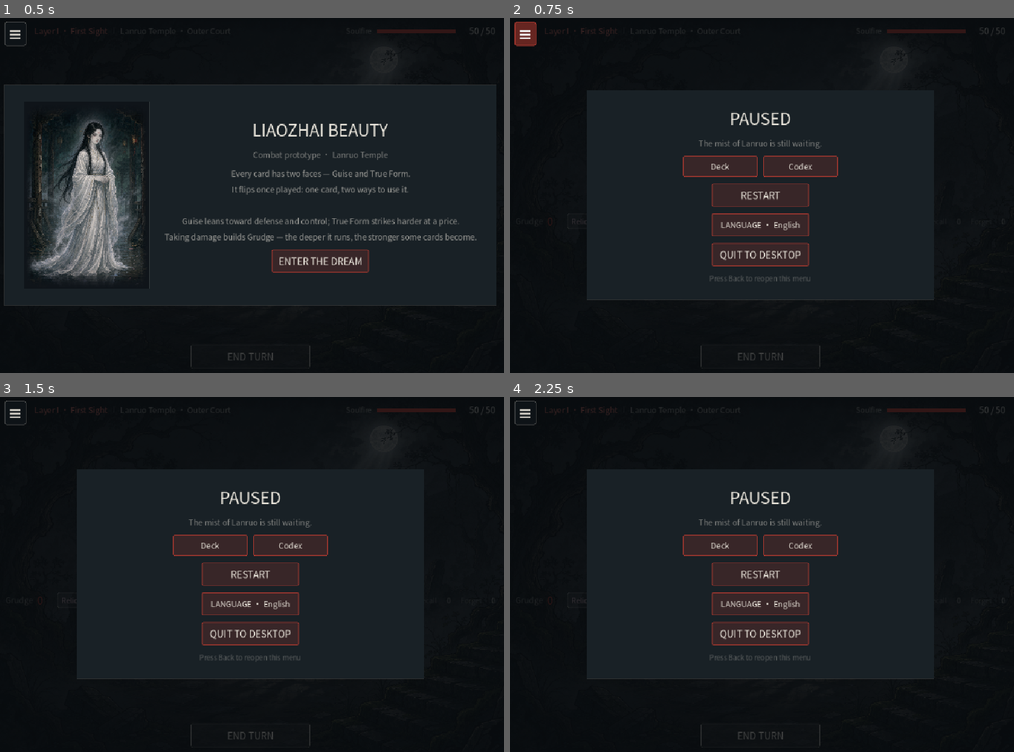
Above: before the commit, frames 1-4 (two rows, left to right).
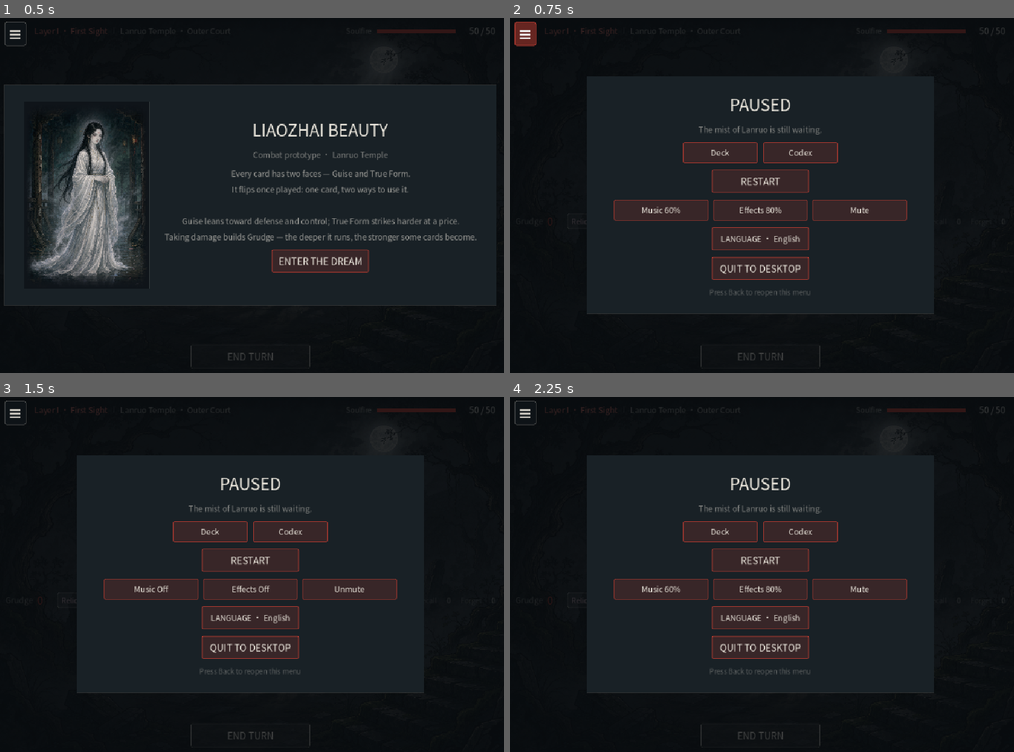
Above: after the commit, the same moments.

Repository: crayfishxu/LiaozhaiGame
Game: Godot game, scene res://scenes/Battle.tscn
Two runs of this game, one before a commit and one after it. Both use one fixed random seed, a clock stepped at 60 frames per second and the inputs below.
Inputs (mouse positions are in pixels of both pictures, inside the frame that each line leads up to):
- Up to frame 1 (0.5 s): no input
- Up to frame 2 (0.75 s): click "≡" at 0.5 s
- Up to frame 3 (1.5 s): click (347, 588) at 1.25 s, where only the run after the commit has a clickable "Mute"
- Up to frame 4 (2.25 s): click (857, 588) at 2 s, where only the run after the commit has a clickable "Unmute"

Frame 1 is identical in both runs. In frame 2, 8.7% of the frame differs, in the area x 15-85%, y 22-84%; in frame 3, 8.7%; in frame 4, 8.7%.

Commit message:
feat(audio): 程序化合成 BGM 与音效，接入战斗与界面
全部音频由 tools/gen_audio.py 合成，无外部素材，零版权风险。

音乐（3 首，每层一首，无缝循环 ogg）
- layer1 外院：稀疏拨弦 + 风 + 空五度铺底，54 BPM / 33s
- layer2 佛堂：木鱼 + 低鼓 + 小三度暗铺底，66 BPM / 27s
- layer3 妖窟：小二度冲突 + 十六分碎片 + 心跳，84 BPM / 21s
统一 D 羽调式；拨弦用加性谐波、钟用非谐波泛音、混响用卷积 IR

音效（18 个 wav）
出牌/翻面/命中/重击/受伤/障/上毒/缠绕/抽牌/弃牌/击杀/胜利/失败/金币/
旧物/点击/回合/低血心跳

AudioManager（autoload Audio）
- 双声道交叉淡化切歌（0.9s），同 key 重复调用忽略
- 10 声道轮转播音效，±5% 音高随机避免机械感
- 音量 6 档循环 + 静音，存 user://settings.cfg 的 [audio] 段
  （与 [i18n] 共文件，save 前先 load 故不会覆盖语言）

挂点（Battle 共 20 处）
出牌/翻面/伤害（≥15 走重击音）/障/受伤/击杀/抽牌/弃牌/上毒/缠绕/
回合开始/低血心跳/胜利/失败/旧物/商店购买/按钮点击；
BGM 按层切换，开场进 layer1

修两个循环接缝问题
- 折回改成等功率交叉淡化（原写法接缝跳变是平均样本差的 73.9 倍）
- 立体声右声道从补零延迟改成 np.roll 循环移位（补零会让每圈断 8ms）
现在接缝比 3.1，听不出来

新增 6 条 i18n 词条（声音/音乐/音效/关/静音/取消静音）× 11 语种，
暂停菜单加三个音量按钮；12 语种实测面板 700x478，零超屏

Diff:
--- a/project.godot
+++ b/project.godot
@@ -7,16 +7,17 @@
 [application]
 
 config/name="Liaozhai Meiren - Battle Demo"
-config/description="聊斋美人 卡牌肉鸽 战斗原型（立绘与特效待接入）"
+config/description="聊斋美人 卡牌肉鸽 Roguelike（全立绘 + 程序化音乐音效）"
 run/main_scene="res://scenes/Battle.tscn"
 config/features=PackedStringArray("4.4", "GL Compatibility")
 config/icon="res://icon.png"
-config/version="0.1.6"
+config/version="0.1.7"
 config/quit_on_go_back=false
 
 [autoload]
 
 Run="*res://scripts/RunState.gd"
+Audio="*res://scripts/AudioManager.gd"
 
 [display]
 
--- /dev/null
+++ b/scripts/AudioManager.gd
@@ -0,0 +1,229 @@
+extends Node
+
+## ==================================================================
+## 音频管理（autoload：Audio）
+##
+##   Audio.play_bgm("layer2")     切换背景音乐（带交叉淡化）
+##   Audio.play_sfx("hit")        播放音效
+##   Audio.cycle_music()          音乐音量循环 0→20→…→100→0
+##   Audio.cycle_sfx()            音效音量循环
+##   Audio.toggle_mute()          全局静音
+##
+## 音频素材由 tools/gen_audio.py 程序化合成，无外部版权。
+## BGM 为无缝循环 ogg，音效为短 wav。
+## ==================================================================
+
+const CFG_PATH := "user://settings.cfg"
+const CFG_SECTION := "audio"
+
+const BGM_PATH := "res://audio/bgm/%s.ogg"
+const SFX_PATH := "res://audio/sfx/%s.wav"
+
+## 音量档位：0 表示关闭
+const STEPS := [0.0, 0.2, 0.4, 0.6, 0.8, 1.0]
+
+const SFX_VOICES := 10
+const FADE_TIME := 0.9
+
+var music_volume: float = 0.6
+var sfx_volume: float = 0.8
+var muted: bool = false
+
+var _bgm_key: String = ""
+var _players: Array[AudioStreamPlayer] = []
+var _slot: int = 0
+var _cache: Dictionary = {}
+var _fade_tween: Tween
+
+
+func _ready() -> void:
+	process_mode = Node.PROCESS_MODE_ALWAYS
+	_build_players()
+	load_cfg()
+
+
+func _build_players() -> void:
+	# 两个 BGM 声道，用于交叉淡化
+	for i in 2:
+		var p := AudioStreamPlayer.new()
+		p.name = "BGM%d" % i
+		p.volume_db = -80.0
+		add_child(p)
+		_players.append(p)
+
+	# 音效声道池：轮转使用，避免同一声被截断
+	for i in SFX_VOICES:
+		var s := AudioStreamPlayer.new()
+		s.name = "SFX%d" % i
+		s.volume_db = 0.0
+		add_child(s)
+		_players.append(s)
+
+
+func _sfx_start() -> int:
+	return 2          # 前两个是 BGM
+
+
+func _exit_tree() -> void:
+	# 退出时主动断开引用，否则引擎会报 "resources still in use at exit"
+	for p in _players:
+		if is_instance_valid(p):
+			p.stop()
+			p.stream = null
+	_players.clear()
+	_cache.clear()
+
+
+# ------------------------------------------------------------------
+# BGM
+# ------------------------------------------------------------------
+func play_bgm(key: String) -> void:
+	if key == "" or key == _bgm_key:
+		return
+	var stream := _get_stream(BGM_PATH % key, true)
+	if stream == null:
+		return
+
+	_bgm_key = key
+	# 新曲放进「当前没在播」的那一路，旧曲继续播着淡出
+	var nxt: AudioStreamPlayer = _players[0] if not _players[0].playing else _players[1]
+	var cur: AudioStreamPlayer = _players[1] if nxt == _players[0] else _players[0]
+
+	nxt.stream = stream
+	nxt.volume_db = -60.0
+	nxt.play()
+
+	if _fade_tween != null and _fade_tween.is_valid():
+		_fade_tween.kill()
+	_fade_tween = create_tween()
+	_fade_tween.set_parallel(true)
+	_fade_tween.tween_property(nxt, "volume_db", _music_db(1.0), FADE_TIME)
+	if cur.playing:
+		_fade_tween.tween_property(cur, "volume_db", -60.0, FADE_TIME)
+		_fade_tween.chain().tween_callback(cur.stop)
+
+
+func stop_bgm() -> void:
+	_bgm_key = ""
+	for p in _players.slice(0, 2):
+		p.stop()
+
+
+func _music_db(scale: float) -> float:
+	var v := music_volume * scale
+	if muted or v <= 0.001:
+		return -80.0
+	return linear_to_db(v)
+
+
+func _refresh_music_volume() -> void:
+	for i in 2:
+		var p := _players[i]
+		if p.playing:
+			p.volume_db = _music_db(1.0)
+
+
+# ------------------------------------------------------------------
+# SFX
+# ------------------------------------------------------------------
+func play_sfx(key: String, pitch_jitter: float = 0.05) -> void:
+	if muted or sfx_volume <= 0.001:
+		return
+	var stream := _get_stream(SFX_PATH % key, false)
+	if stream == null:
+		return
+	var start := _sfx_start()
+	var p := _players[start + _slot]
+	_slot = (_slot + 1) % SFX_VOICES
+	p.stream = stream
+	p.volume_db = linear_to_db(sfx_volume)
+	if pitch_jitter > 0.0:
+		p.pitch_scale = 1.0 + randf_range(-pitch_jitter, pitch_jitter)
+	else:
+		p.pitch_scale = 1.0
+	p.play()
+
+
+func _get_stream(path: String, loop: bool) -> AudioStream:
+	if _cache.has(path):
+		return _cache[path]
+	if not ResourceLoader.exists(path):
+		push_warning("音频缺失: " + path)
+		return null
+	var st: AudioStream = load(path)
+	if st == null:
+		return null
+	if loop and st is AudioStreamOggVorbis:
+		(st as AudioStreamOggVorbis).loop = true
+	_cache[path] = st
+	return st
+
+
+# ------------------------------------------------------------------
+# 音量控制
+# ------------------------------------------------------------------
+func cycle_music() -> void:
+	music_volume = _next_step(music_volume)
+	_refresh_music_volume()
+	save_cfg()
+
+
+func cycle_sfx() -> void:
+	sfx_volume = _next_step(sfx_volume)
+	save_cfg()
+	if sfx_volume > 0.001:
+		play_sfx("click", 0.0)
+
+
+func toggle_mute() -> void:
+	muted = not muted
+	_refresh_music_volume()
+	if not muted:
+		play_sfx("click", 0.0)
+	save_cfg()
+
+
+func _next_step(v: float) -> float:
+	var best := 0
+	var dist := 9.0
+	for i in STEPS.size():
+		var d := absf(STEPS[i] - v)
+		if d < dist:
+			dist = d
+			best = i
+	return STEPS[(best + 1) % STEPS.size()]
+
+
+## 供 UI 显示：「60%」或「关」
+func music_text() -> String:
+	return _step_text(music_volume)
+
+
+func sfx_text() -> String:
+	return _step_text(sfx_volume)
+
+
+func _step_text(v: float) -> String:
+	if muted or v <= 0.001:
+		return I18N.t("ui.off")
+	return "%d%%" % roundi(v * 100.0)
+
+
+# ------------------------------------------------------------------
+# 持久化（与 I18N 共用 settings.cfg，各占一个 section）
+# ------------------------------------------------------------------
+func save_cfg() -> void:
+	var cfg := ConfigFile.new()
+	cfg.load(CFG_PATH)            # 保留其它 section（i18n）
+	cfg.set_value(CFG_SECTION, "music", music_volume)
+	cfg.set_value(CFG_SECTION, "sfx", sfx_volume)
+	cfg.set_value(CFG_SECTION, "muted", muted)
+	cfg.save(CFG_PATH)
+
+
+func load_cfg() -> void:
+	var cfg := ConfigFile.new()
+	if cfg.load(CFG_PATH) == OK:
+		music_volume = clampf(float(cfg.get_value(CFG_SECTION, "music", 0.6)), 0.0, 1.0)
+		sfx_volume = clampf(float(cfg.get_value(CFG_SECTION, "sfx", 0.8)), 0.0, 1.0)
+		muted = bool(cfg.get_value(CFG_SECTION, "muted", false))
--- a/scripts/Battle.gd
+++ b/scripts/Battle.gd
@@ -593,6 +593,7 @@
 		return
 	player_block += n
 	Run.block_total += n
+	Audio.play_sfx("block", 0.10)
 
 
 ## 手牌里是否有某张祟
@@ -604,6 +605,9 @@
 
 
 func begin_player_turn(first: bool = false) -> void:
+	Audio.play_sfx("turn", 0.04)
+	if player_hp * 3 < Run.max_hp:
+		Audio.play_sfx("low_hp", 0.0)
 	busy = false
 	selected_index = -1
 	player_block = 0
@@ -664,16 +668,20 @@
 
 func _draw_cards(n: int) -> void:
 	var limit := _hand_limit()
+	var got := 0
 	for i in n:
 		if hand.size() >= limit:
-			return
+			break
 		if draw_pile.is_empty():
 			if discard_pile.is_empty():
-				return
+				break
 			draw_pile = discard_pile.duplicate()
 			draw_pile.shuffle()
 			discard_pile.clear()
 		hand.append(draw_pile.pop_back())
+		got += 1
+	if got > 0:
+		Audio.play_sfx("draw", 0.06)
 
 
 ## 手牌上限（阴气 -1，蚀心蛊 +2）
@@ -837,6 +845,7 @@
 		player_block -= absorbed
 		d -= absorbed
 	if d > 0:
+		Audio.play_sfx("hurt")
 		player_hp -= d
 		_turn_damage += d
 		Run.max_hit = maxi(Run.max_hit, d)
@@ -876,6 +885,7 @@
 
 
 func _kill_enemy(e: Dictionary) -> void:
+	Audio.play_sfx("enemy_die", 0.12)
 	e["dead"] = true
 	var v = e.get("view", null)
 	if v != null and is_instance_valid(v):
@@ -898,6 +908,7 @@
 
 
 func _battle_victory() -> void:
+	Audio.play_sfx("victory")
 	if busy and not game_active:
 		return
 	busy = true
@@ -1028,6 +1039,7 @@
 		return
 
 	energy -= cost
+	Audio.play_sfx("card_play", 0.06)
 	if _has_curse("xinmo"):
 		_curse_tax_paid = true
 	if _free_play:
@@ -1109,6 +1121,7 @@
 			discard_pile.append(hand[di])
 			hand.remove_at(di)
 			Run.discards += 1
+			Audio.play_sfx("discard", 0.08)
 			if di < h_idx:
 				h_idx -= 1
 
@@ -1170,6 +1183,7 @@
 
 	# ---- 状态 ----
 	if fx.has("poison") and not tgt.is_empty():
+		Audio.play_sfx("poison", 0.08)
 		tgt["poison"] = int(tgt["poison"]) + int(fx["poison"])
 		_float_at(_enemy_anchor(tgt), "%s +%d" % [I18N.t("w.poison"), int(fx["poison"])], C_MOSS)
 	if fx.has("aoe_poison"):
@@ -1181,6 +1195,7 @@
 		for e in _alive_enemies():
 			e["weak"] = int(e["weak"]) + int(fx["aoe_weak"])
 	if fx.has("bind") and not tgt.is_empty():
+		Audio.play_sfx("bind", 0.10)
 		tgt["bind"] = int(tgt["bind"]) + int(fx["bind"]) + relics.bind_bonus()
 	if fx.has("aoe_bind"):
 		for e in _alive_enemies():
@@ -1228,6 +1243,7 @@
 			_kill_enemy(e)
 
 	# 翻面 + 入弃牌堆（消耗牌 / 能力牌 / 临时副本 直接移出本场）
+	Audio.play_sfx("card_flip", 0.05)
 	inst["side"] = "ben" if cur_side == "xian" else "xian"
 	var temp := bool(inst.get("temp", false))
 	hand.remove_at(h_idx)
@@ -1258,6 +1274,7 @@
 		amount = int(floor(float(amount) * 0.75))
 	amount = relics.mod_damage(amount, def, side, e)
 	_hit_enemy(e, amount)
+	Audio.play_sfx("hit_heavy" if amount >= 15 else "hit")
 	_float_at(_enemy_anchor(e), "-%d" % amount, C_ROUGE)
 	var v = e.get("view", null)
 	if v != null and is_instance_valid(v):
@@ -1437,10 +1454,12 @@
 	b.add_theme_stylebox_override("hover", h)
 	b.add_theme_stylebox_override("pressed", h)
 	b.add_theme_color_override("font_color", C_MOON)
+	b.pressed.connect(func(): Audio.play_sfx("click", 0.02))
 	return b
 
 
 func _show_intro() -> void:
+	Audio.play_bgm("layer1")
 	_clear_panel()
 	_show_overlay()
 	_panel_mode = "intro"
@@ -1585,6 +1604,7 @@
 	if Run.relic_count() >= 8:
 		_show_relic_replace(id)
 		return
+	Audio.play_sfx("relic")
 	Run.add_relic(id)
 	relics.setup(Run.relics, self)
 	_refresh_all()
@@ -1618,6 +1638,8 @@
 
 
 func _game_over(win: bool) -> void:
+	if not win:
+		Audio.play_sfx("defeat")
 	game_active = false
 	busy = false
 	Run.outcome = "win" if win else "lose"
@@ -1728,6 +1750,24 @@
 	)
 	r2.add_child(b2)
 
+	# ---- 声音：三格一组，点一下循环一档 ----
+	var ra := HBoxContainer.new()
+	ra.alignment = BoxContainer.ALIGNMENT_CENTER
+	ra.add_theme_constant_override("separation", 10)
+	panel_vb.add_child(ra)
+	for kind in ["music", "sfx", "mute"]:
+		var ba := _mk_button(_audio_label(str(kind)))
+		ba.add_theme_font_size_override("font_size", int(13 * UI_S))
+		ba.custom_minimum_size = Vector2(190, 42)
+		ba.pressed.connect(func():
+			match str(kind):
+				"music": Audio.cycle_music()
+				"sfx": Audio.cycle_sfx()
+				"mute": Audio.toggle_mute()
+			_show_pause()
+		)
+		ra.add_child(ba)
+
 	var rl := CenterContainer.new()
 	panel_vb.add_child(rl)
 	var bl := _mk_button(I18N.t("ui.language") + " · " + I18N.lang_name(I18N.code))
@@ -1747,6 +1787,17 @@
 	hint.add_theme_font_size_override("font_size", int(11 * UI_S))
 	hint.add_theme_color_override("font_color", Color(0.92, 0.90, 0.86, 0.30))
 	panel_vb.add_child(hint)
+
+
+## 声音按钮上的文字：音乐 60% / 音效 80% / 静音
+func _audio_label(kind: String) -> String:
+	match kind:
+		"music":
+			return "%s %s" % [I18N.t("ui.music"), Audio.music_text()]
+		"sfx":
+			return "%s %s" % [I18N.t("ui.sfx"), Audio.sfx_text()]
+		_:
+			return I18N.t("ui.unmute") if Audio.muted else I18N.t("ui.mute")
 
 
 func _quit_to_desktop() -> void:
@@ -1921,6 +1972,7 @@
 
 ## 按现有 enemies 数据重建敌人视图（不重置血量与行动序列）
 func _restore_field() -> void:
+	Audio.play_bgm("layer%d" % (Run.layer + 1))
 	var cfg: Dictionary = EnemyDB.LAYERS[Run.layer]
 	layer_label.text = I18N.t(str(cfg["name"]))
 	chapter_label.text = I18N.t(str(cfg["chapter"]))
@@ -2058,6 +2110,7 @@
 		b.disabled = sold or Run.gold < price
 		b.pressed.connect(func():
 			if Run.spend(price):
+				Audio.play_sfx("coin")
 				Run.add_card(key, "xian")
 				st["bought_cards"].append(key)
 				_show_shop(n)
@@ -2077,6 +2130,7 @@
 		b2.disabled = sold2 or Run.gold < price2
 		b2.pressed.connect(func():
 			if Run.spend(price2):
+				Audio.play_sfx("coin")
 				Run.add_relic(rid)
 				relics.setup(Run.relics, self)
 				st["bought_relics"].append(rid)
@@ -2650,6 +2704,7 @@
 	b.add_theme_stylebox_override("hover", h)
 	b.add_theme_stylebox_override("pressed", h)
 	b.add_theme_stylebox_override("disabled", sb)
+	b.pressed.connect(func(): Audio.play_sfx("click", 0.02))
 	return b
 
 
--- a/scripts/i18n/de.gd
+++ b/scripts/i18n/de.gd
@@ -154,6 +154,12 @@
 	"ui.gamble_win": "Gewonnen, Gold +%d",
 	"ui.gamble_lose": "Verloren, Gold -%d",
 	"ui.toast_no_attack": "Diese Runde keine Angriffskarte spielbar",
+	"ui.audio": "Ton",
+	"ui.music": "Musik",
+	"ui.sfx": "Effekte",
+	"ui.off": "Aus",
+	"ui.mute": "Stumm",
+	"ui.unmute": "Ton an",
 
 	# ---- 地图 ----
 	"map.short.battle": "Kam",
--- a/scripts/i18n/en.gd
+++ b/scripts/i18n/en.gd
@@ -169,6 +169,12 @@
 	"ui.gamble_win": "You win: +%d gold",
 	"ui.gamble_lose": "You lose: %d gold",
 	"ui.toast_no_attack": "Attacks are sealed this turn",
+	"ui.audio": "Sound",
+	"ui.music": "Music",
+	"ui.sfx": "Effects",
+	"ui.off": "Off",
+	"ui.mute": "Mute",
+	"ui.unmute": "Unmute",
 	"map.short.battle": "F",
 	"map.short.elite": "E",
 	"map.short.event": "?",
--- a/scripts/i18n/es.gd
+++ b/scripts/i18n/es.gd
@@ -154,6 +154,12 @@
 	"ui.gamble_win": "Ganaste, oro +%d",
 	"ui.gamble_lose": "Perdiste, oro -%d",
 	"ui.toast_no_attack": "Este turno no puedes jugar cartas de ataque",
+	"ui.audio": "Sonido",
+	"ui.music": "Música",
+	"ui.sfx": "Efectos",
+	"ui.off": "Apagado",
+	"ui.mute": "Silenciar",
+	"ui.unmute": "Activar sonido",
 
 	# ---- 地图 ----
 	"map.short.battle": "Com",
--- a/scripts/i18n/fr.gd
+++ b/scripts/i18n/fr.gd
@@ -154,6 +154,12 @@
 	"ui.gamble_win": "Gagné, or +%d",
 	"ui.gamble_lose": "Perdu, or -%d",
 	"ui.toast_no_attack": "Impossible de jouer une carte d'attaque ce tour",
+	"ui.audio": "Son",
+	"ui.music": "Musique",
+	"ui.sfx": "Effets",
+	"ui.off": "Désactivé",
+	"ui.mute": "Muet",
+	"ui.unmute": "Réactiver",
 
 	# ---- 地图 ----
 	"map.short.battle": "Com",
--- a/scripts/i18n/id.gd
+++ b/scripts/i18n/id.gd
@@ -154,6 +154,12 @@
 	"ui.gamble_win": "Menang, emas +%d",
 	"ui.gamble_lose": "Kalah, emas -%d",
 	"ui.toast_no_attack": "Babak ini tidak bisa memainkan kartu serang",
+	"ui.audio": "Suara",
+	"ui.music": "Musik",
+	"ui.sfx": "Efek",
+	"ui.off": "Mati",
+	"ui.mute": "Bisukan",
+	"ui.unmute": "Aktifkan suara",
 
 	# ---- 地图 ----
 	"map.short.battle": "Tar",
--- a/scripts/i18n/it.gd
+++ b/scripts/i18n/it.gd
@@ -154,6 +154,12 @@
 	"ui.gamble_win": "Vinto, oro +%d",
 	"ui.gamble_lose": "Perso, oro -%d",
 	"ui.toast_no_attack": "Questo turno non puoi giocare carte d'attacco",
+	"ui.audio": "Audio",
+	"ui.music": "Musica",
+	"ui.sfx": "Effetti",
+	"ui.off": "Off",
+	"ui.mute": "Muto",
+	"ui.unmute": "Attiva audio",
 
 	# ---- 地图 ----
 	"map.short.battle": "Com",
--- a/scripts/i18n/ja.gd
+++ b/scripts/i18n/ja.gd
@@ -154,6 +154,12 @@
 	"ui.gamble_win": "勝った、金 +%d",
 	"ui.gamble_lose": "負けた、金 -%d",
 	"ui.toast_no_attack": "このターンは攻撃カードを出せない",
+	"ui.audio": "サウンド",
+	"ui.music": "音楽",
+	"ui.sfx": "効果音",
+	"ui.off": "オフ",
+	"ui.mute": "ミュート",
+	"ui.unmute": "ミュート解除",
 
 	# ---- 地图 ----
 	"map.short.battle": "戦",
--- a/scripts/i18n/ko.gd
+++ b/scripts/i18n/ko.gd
@@ -154,6 +154,12 @@
 	"ui.gamble_win": "이겼다, 금 +%d",
 	"ui.gamble_lose": "졌다, 금 -%d",
 	"ui.toast_no_attack": "이번 턴에는 공격 카드를 낼 수 없다",
+	"ui.audio": "사운드",
+	"ui.music": "음악",
+	"ui.sfx": "효과음",
+	"ui.off": "끔",
+	"ui.mute": "음소거",
+	"ui.unmute": "음소거 해제",
 
 	# ---- 地图 ----
 	"map.short.battle": "전",
--- a/scripts/i18n/pt_BR.gd
+++ b/scripts/i18n/pt_BR.gd
@@ -154,6 +154,12 @@
 	"ui.gamble_win": "Ganhou, ouro +%d",
 	"ui.gamble_lose": "Perdeu, ouro -%d",
 	"ui.toast_no_attack": "Neste turno não dá para jogar cartas de ataque",
+	"ui.audio": "Som",
+	"ui.music": "Música",
+	"ui.sfx": "Efeitos",
+	"ui.off": "Desligado",
+	"ui.mute": "Silenciar",
+	"ui.unmute": "Ativar som",
 
 	# ---- 地图 ----
 	"map.short.battle": "Com",
--- a/scripts/i18n/ru.gd
+++ b/scripts/i18n/ru.gd
@@ -154,6 +154,12 @@
 	"ui.gamble_win": "Выиграл, золото +%d",
 	"ui.gamble_lose": "Проиграл, золото -%d",
 	"ui.toast_no_attack": "В этот ход нельзя играть карты атаки",
+	"ui.audio": "Звук",
+	"ui.music": "Музыка",
+	"ui.sfx": "Эффекты",
+	"ui.off": "Выкл.",
+	"ui.mute": "Без звука",
+	"ui.unmute": "Включить звук",
 
 	# ---- 地图 ----
 	"map.short.battle": "Бой",
--- a/scripts/i18n/zh_CN.gd
+++ b/scripts/i18n/zh_CN.gd
@@ -183,6 +183,12 @@
 	"ui.gamble_win": "赢了，金 +%d",
 	"ui.gamble_lose": "输了，金 -%d",
 	"ui.toast_no_attack": "本回合打不出攻击牌",
+	"ui.audio": "声音",
+	"ui.music": "音乐",
+	"ui.sfx": "音效",
+	"ui.off": "关",
+	"ui.mute": "静音",
+	"ui.unmute": "取消静音",
 	"map.short.battle": "战",
 	"map.short.elite": "精",
 	"map.short.event": "事",
Not shown, added: audio/bgm/layer1.ogg.import
Not shown, added: audio/bgm/layer2.ogg.import
Not shown, added: audio/bgm/layer3.ogg.import
Not shown, added: audio/sfx/bind.wav.import
Not shown, added: audio/sfx/block.wav.import
Not shown, added: audio/sfx/card_flip.wav.import
Not shown, added: audio/sfx/card_play.wav.import
Not shown, added: audio/sfx/click.wav.import
Not shown, added: audio/sfx/coin.wav.import
Not shown, added: audio/sfx/defeat.wav.import
Not shown, added: audio/sfx/discard.wav.import
Not shown, added: audio/sfx/draw.wav.import
(and 31 more such lines)
